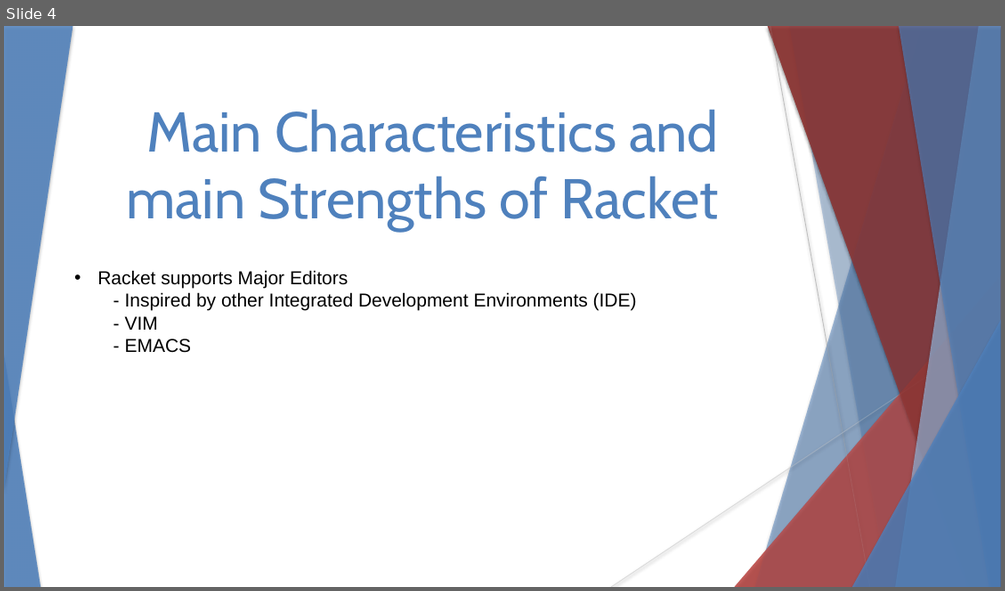
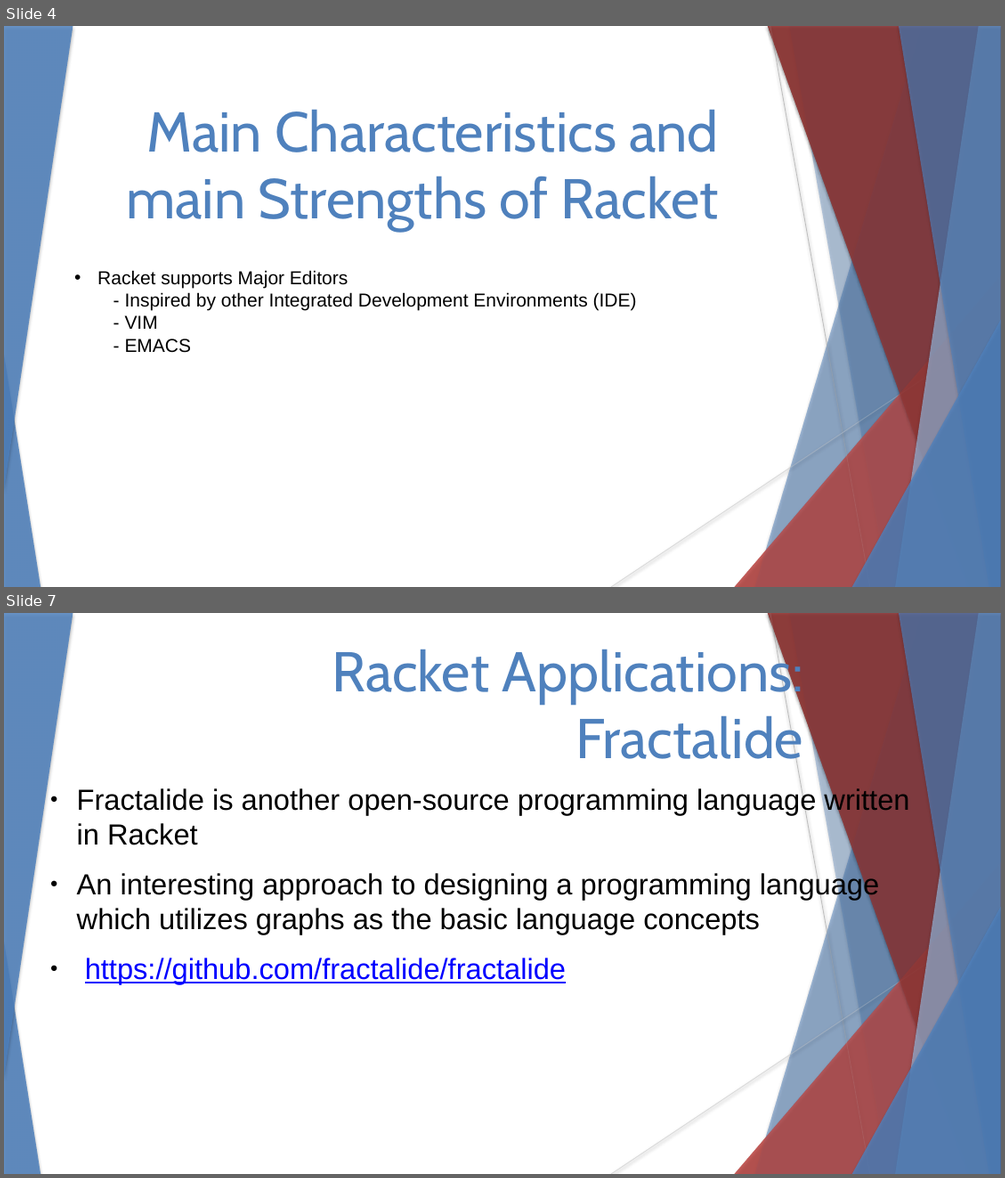
Before and after one commit to stevester94/CSC201_Project, a slide deck: CSC201Sec3Proj3Team4.pptx. Shown one above the other, each under a label of ours: slide 4 before the commit, slides 4 and 7 after it; the slides between them are not shown. The pictures are 1005x591 and 1005x1178 pixels, drawn with LibreOffice and Linux fonts; fonts in the diff are those of the drawing. Boxes give left, top, right and bottom in pixels: in the first picture for what was removed or moved away, otherwise in the second. Text is boxed around its words. In the diff, an @@ line names an element or a change of style, - is before the commit and + after.

```diff
--- a/CSC201Sec3Proj3Team4.pptx
+++ b/CSC201Sec3Proj3Team4.pptx
@@ slide 7 added at (4,613,1001,1174), background #FFFFFF; not listed: 18 template elements that a slide beside it also shows @@
@@ text added at (332,643,804,771), 54 pt, text #4F81BD @@
+Racket Applications: Fractalide
@@ text added at (77,787,909,984), 28 pt, text #000000 @@
+● Fractalide is another open-source programming language written in Racket
+● An interesting approach to designing a programming language which utilizes graphs as the basic language concepts
+● https://github.com/fractalide/fractalide
```
Also in this commit, not shown: 1 slide changed, 3 other slides added.
